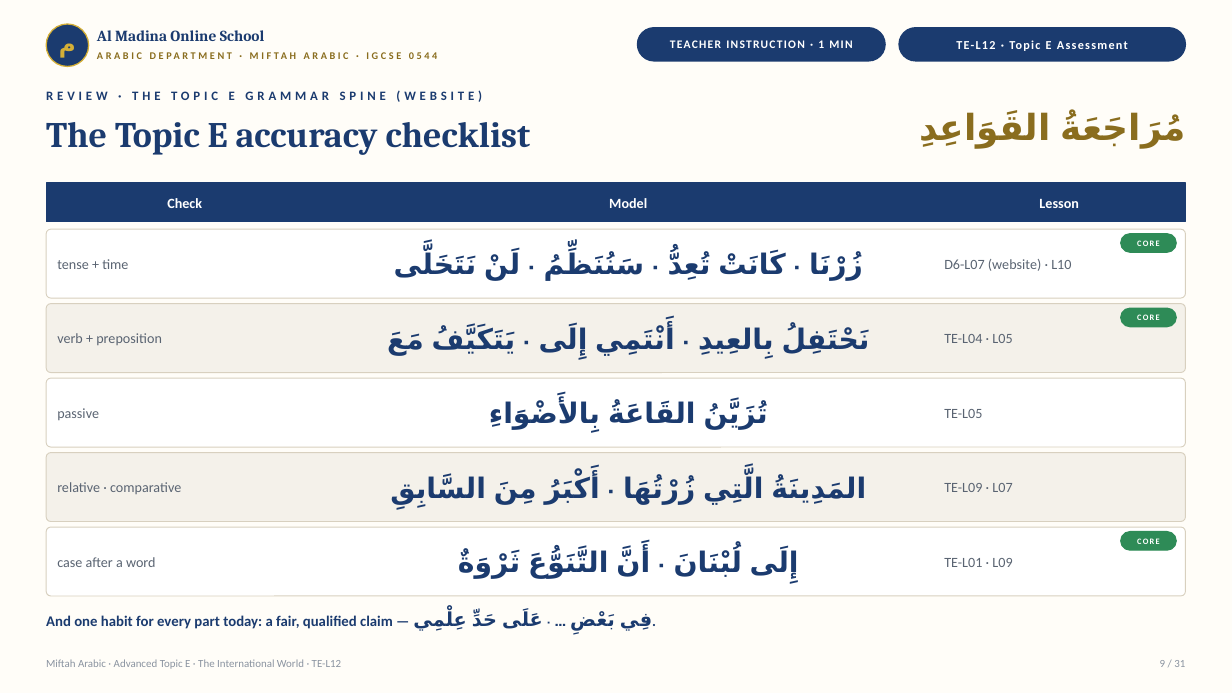
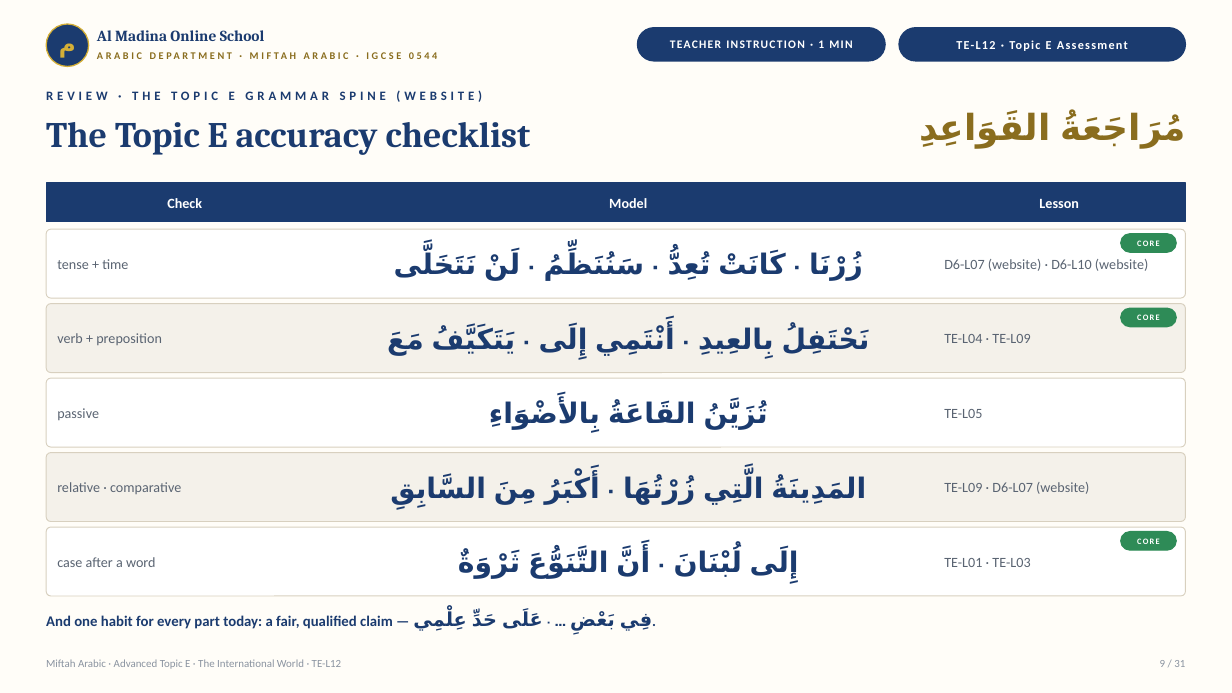
Before and after one commit to Linat1/Miftah_arabic, a slide deck: slide 9 of Topic_E/TE-L12_Topic_E_Review_and_Bridge_to_Final_Revision.pptx. Drawn at 1232x693 pixels with LibreOffice and Linux fonts; fonts in the diff are those of the drawing. Boxes give left, top, right and bottom in pixels: in the first picture for what was removed or moved away, otherwise in the second. Text is boxed around its words. In the diff, an @@ line names an element or a change of style, - is before the commit and + after.

```diff
--- a/Topic_E/TE-L12_Topic_E_Review_and_Bridge_to_Final_Revision.pptx
+++ b/Topic_E/TE-L12_Topic_E_Review_and_Bridge_to_Final_Revision.pptx
@@ text at (944,259,1148,271): text changed @@
-D6-L07 (website) · L10
+D6-L07 (website) · D6-L10 (website)
@@ text at (944,334,1030,343): text changed @@
-TE-L04 · L05
+TE-L04 · TE-L09
@@ text at (944,482,1089,494): text changed @@
-TE-L09 · L07
+TE-L09 · D6-L07 (website)
@@ text at (944,558,1030,567): text changed @@
-TE-L01 · L09
+TE-L01 · TE-L03
```
Also in this commit, not shown: 24 other files.
